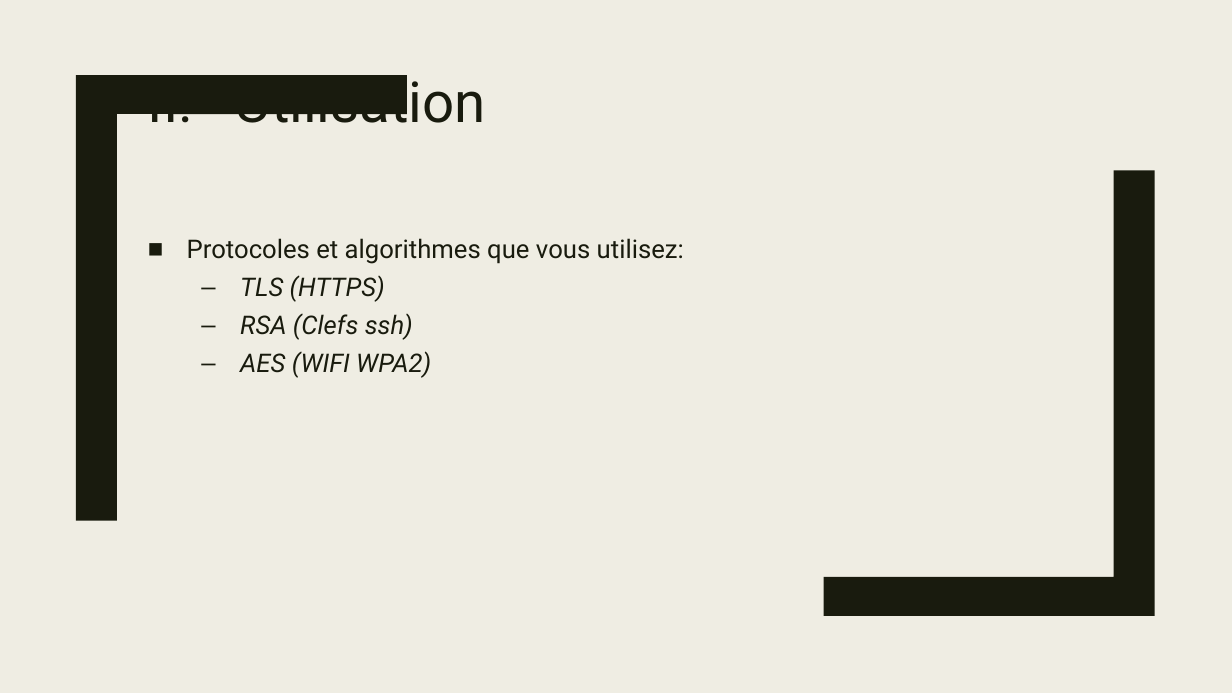
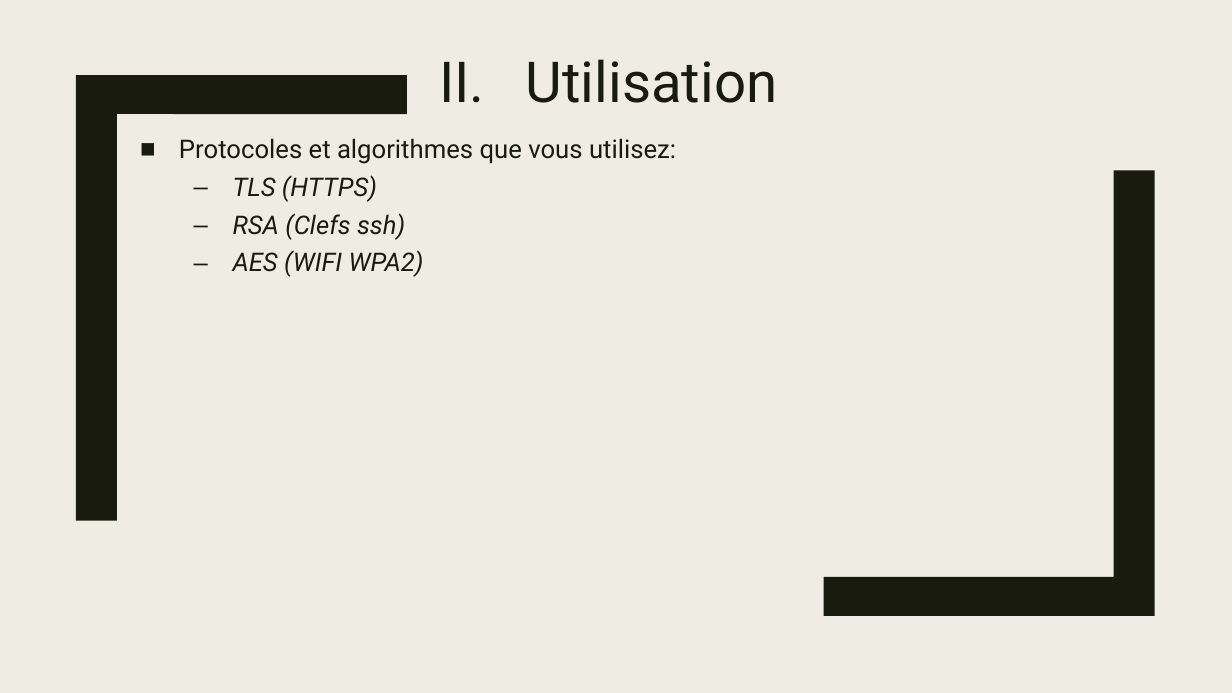
Before and after one commit to Chaman-veteran/wocsa_crypto, a slide deck: slide 5 of presentation.pptx. Drawn at 1232x693 pixels with LibreOffice and Linux fonts; fonts in the diff are those of the drawing. Boxes give left, top, right and bottom in pixels: in the first picture for what was removed or moved away, otherwise in the second. Text is boxed around its words. In the diff, an @@ line names an element or a change of style, - is before the commit and + after.

```diff
--- a/presentation.pptx
+++ b/presentation.pptx
@@ title "Utilisation" rewrapped from box(234, 70, 486, 135) to box(526, 59, 778, 103) @@
@@ text "Protocoles et algorithmes que vous ...": place and size @@
-text "Protocoles et algorithmes que vous ..." at box(187, 238, 684, 378)
+text "Protocoles et algorithmes que vous ..." at box(179, 138, 676, 277)
```
Also in this commit, not shown: 5 other slides changed, 3 slides added.
